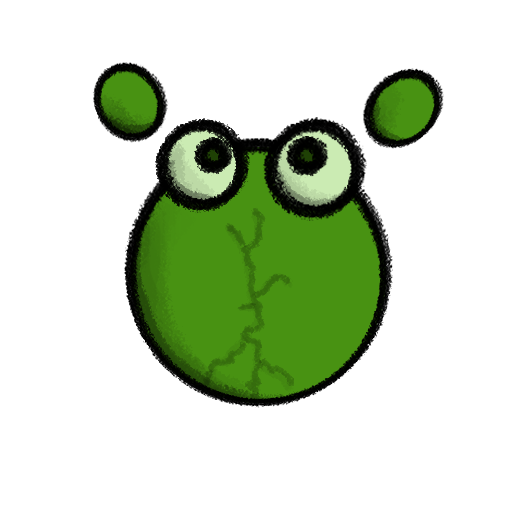
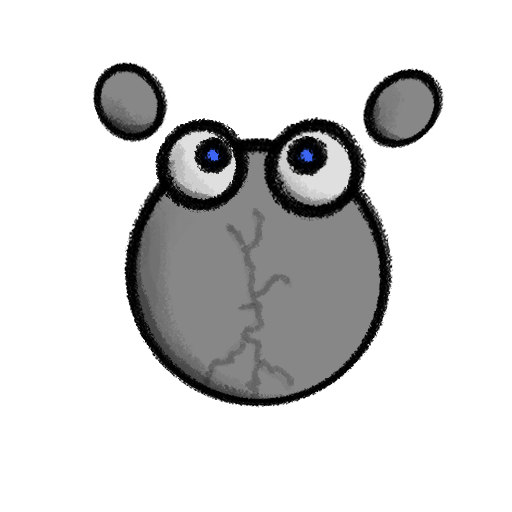
Layer changes from the first (512, 512) image to the second:
painted on "Right Eye" (1st of 2) over [272, 129, 354, 210]
painted on "Left Eye" (1st of 2) over [163, 128, 238, 203]
painted on "Head" (1st of 2) over [131, 147, 386, 403]
painted on "Right Hand" (1st of 2) over [369, 74, 439, 144]
painted on "Left Hand" (1st of 2) over [98, 67, 163, 137]
